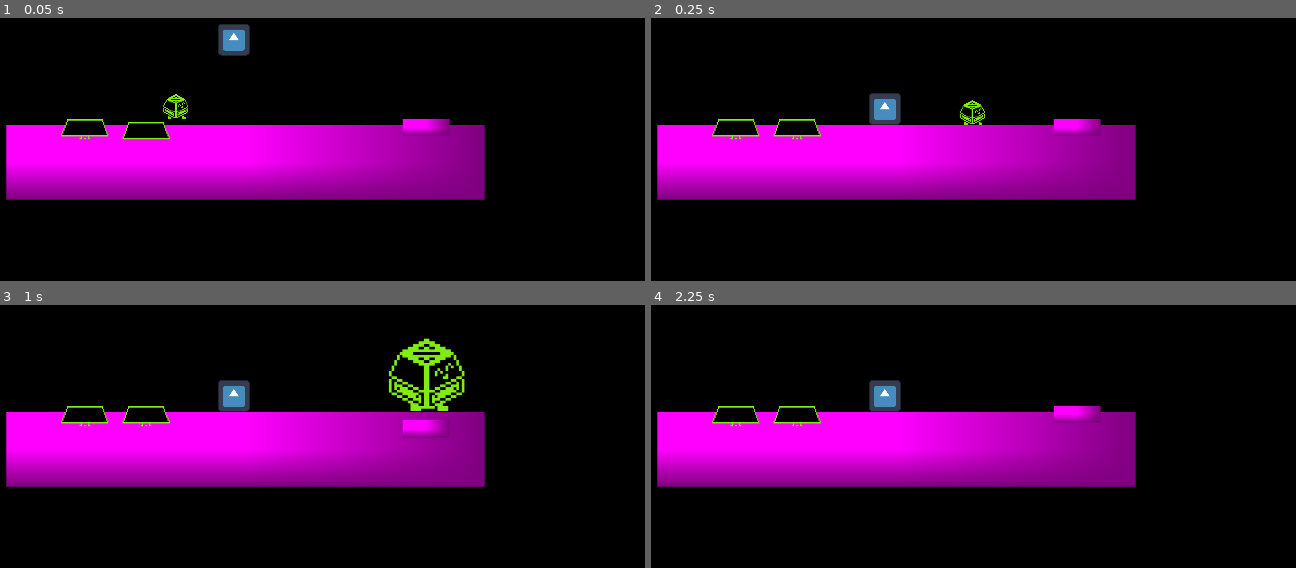
Above: before the commit, frames 1-4 (two rows, left to right).
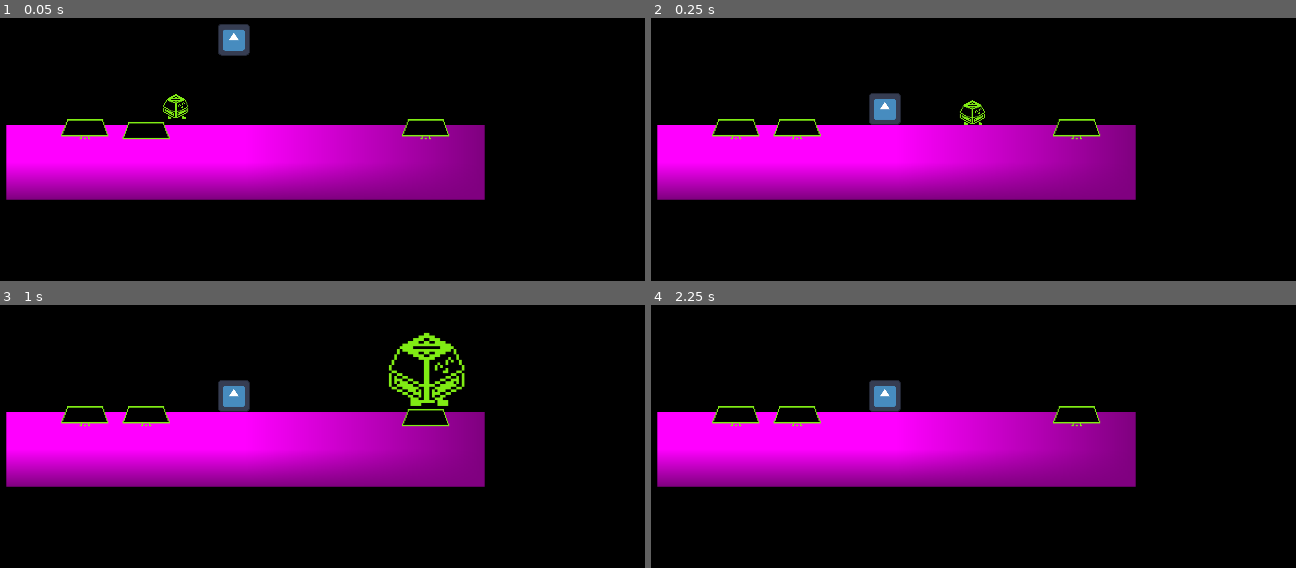
Above: after the commit, the same moments.

Repository: BradyKearley/CuHacking
Game: Godot game, scene res://Levels/test_level.tscn
The game is run twice, just before and just after one commit, with the same random seed, the same clock (stepped at 60 frames per second) and the same inputs. The project has no main scene, so this scene is started directly. The engine's default icon, where the game draws it, is replaced by a stand-in: a white triangle on a blue panel in a dark square.
Inputs:
- Up to frame 1 (0.05 s): no input
- Up to frame 2 (0.25 s): no input
- Up to frame 3 (1 s): tap Enter (ui_accept) at 0.5, 0.77 s; hold Right (ui_right) from 0.53 s (still down)
- Up to frame 4 (2.25 s): tap Enter (ui_accept) at 1.52 s; release Right (ui_right) at 2.03 s; hold Left (ui_left) from 2.03 s (still down)

The runs differ from the first frame. In frame 1, 0.5% of the frame differs, in the area x 62-70%, y 38-47%; in frame 2, 0.5%; in frame 3, 2.1%, in the area x 60-73%, y 10-51%; in frame 4, 0.5%.

Commit message:
Fixed CapsLock Button

Diff:
--- a/Scenes/caps_lock.tscn
+++ b/Scenes/caps_lock.tscn
@@ -1,11 +1,11 @@
-[gd_scene load_steps=6 format=3 uid="uid://deeboqsgkdrlb"]
+[gd_scene load_steps=10 format=3 uid="uid://deeboqsgkdrlb"]
 
 [ext_resource type="Script" uid="uid://bg4es3nsbvnsy" path="res://Scripts/caps_lock.gd" id="1_7nnx7"]
+[ext_resource type="AudioStream" uid="uid://cosc81evi4ud" path="res://SFX/spacebar-click-keyboard-199448_iju6vpxH.mp3" id="2_y4gkt"]
+[ext_resource type="Texture2D" uid="uid://cmgs182spkrhk" path="res://Art/Buttons/defaultButtonSheet.png" id="3_v5qbk"]
 
 [sub_resource type="RectangleShape2D" id="RectangleShape2D_y4gkt"]
 size = Vector2(16, 6)
-
-[sub_resource type="PlaceholderTexture2D" id="PlaceholderTexture2D_v5qbk"]
 
 [sub_resource type="RectangleShape2D" id="RectangleShape2D_7125o"]
 size = Vector2(16, 9.875)
@@ -13,16 +13,38 @@
 [sub_resource type="RectangleShape2D" id="RectangleShape2D_gvbd3"]
 size = Vector2(16, 25)
 
+[sub_resource type="AtlasTexture" id="AtlasTexture_o0s7b"]
+atlas = ExtResource("3_v5qbk")
+region = Rect2(256, 0, 256, 256)
+
+[sub_resource type="AtlasTexture" id="AtlasTexture_cfox7"]
+atlas = ExtResource("3_v5qbk")
+region = Rect2(0, 0, 256, 256)
+
+[sub_resource type="SpriteFrames" id="SpriteFrames_7125o"]
+animations = [{
+"frames": [{
+"duration": 1.0,
+"texture": SubResource("AtlasTexture_o0s7b")
+}],
+"loop": true,
+"name": &"Down",
+"speed": 5.0
+}, {
+"frames": [{
+"duration": 1.0,
+"texture": SubResource("AtlasTexture_cfox7")
+}],
+"loop": true,
+"name": &"Up",
+"speed": 5.0
+}]
+
 [node name="CapsLock" type="StaticBody2D"]
 script = ExtResource("1_7nnx7")
 
 [node name="CollisionShape2D" type="CollisionShape2D" parent="."]
 shape = SubResource("RectangleShape2D_y4gkt")
-
-[node name="Texture" type="Sprite2D" parent="."]
-position = Vector2(0, 2.98023e-08)
-scale = Vector2(16, 6)
-texture = SubResource("PlaceholderTexture2D_v5qbk")
 
 [node name="Hitbox" type="Area2D" parent="."]
 
@@ -40,5 +62,14 @@
 wait_time = 0.25
 one_shot = true
 
+[node name="AudioStreamPlayer2D" type="AudioStreamPlayer2D" parent="."]
+stream = ExtResource("2_y4gkt")
+
+[node name="AnimatedSprite2D" type="AnimatedSprite2D" parent="."]
+position = Vector2(0.25, -3.875)
+scale = Vector2(0.0917969, 0.124023)
+sprite_frames = SubResource("SpriteFrames_7125o")
+animation = &"Up"
+
 [connection signal="body_entered" from="Hitbox" to="." method="_on_hitbox_body_entered"]
 [connection signal="body_exited" from="Detector" to="." method="_on_detector_body_exited"]
--- a/Scripts/caps_lock.gd
+++ b/Scripts/caps_lock.gd
@@ -11,7 +11,8 @@
 
 func press(body: Node2D) -> void:
 	# Change if shift signal
-
+	$AudioStreamPlayer2D.pitch_scale = randf_range(0.8,1.2)
+	$AudioStreamPlayer2D.play()
 	if $Timer.is_stopped():
 		if !is_caps: # Maybe change to another higher quality sprite here so it's not fuzzy
 			body.scale *= 3;
@@ -22,11 +23,11 @@
 
 	$Timer.start()
 	is_pressed = true
-	global_position.y = old_pos_y + 5
+	$AnimatedSprite2D.play("Down")
 
 func release() -> void:
 	is_pressed = false
-	global_position.y = old_pos_y
+	$AnimatedSprite2D.play("Up")
 
 func _on_hitbox_body_entered(body: Node2D) -> void:
 	if body.is_in_group("Player"):  # Ensure the player is falling onto the button
